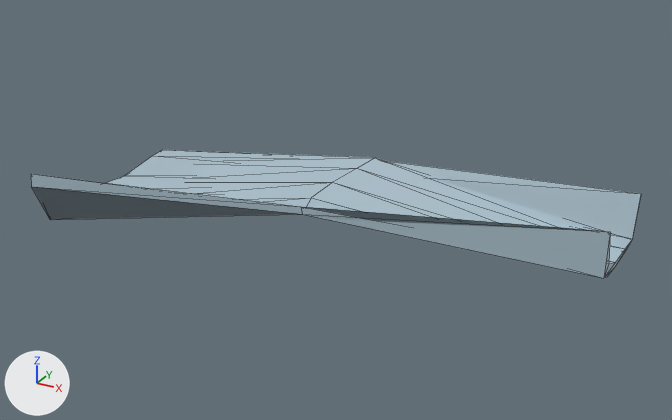
A saved change to the glTF model assets/su33d_aileron_left.glb.
One viewpoint serves both versions: a camera (50 mm lens) standing at (2.227, -1.987, 1.281) and looking at (0.875, 0.472, 0.052). The axes (+X, +Y, +Z) are drawn at lower left. The lights are the same throughout. The picture after the commit comes second. Mesh edges are drawn as thin lines. Vertices at exactly the same position are counted once.

In view in the first picture: '0_AileronLeft'.
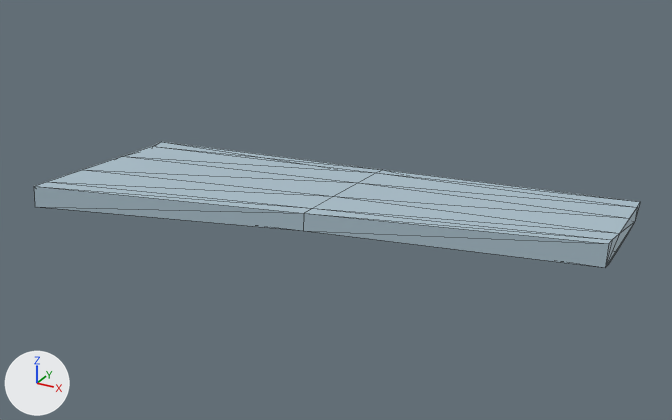
The change, as JSON lines over the scene's bpy script:
```json
{"block": "me_0_aileronleft", "where": "# used by ob_0_aileronleft; location = (0.0, 0.0, 0.0)"}
{"op": "remove", "block": "me_0_aileronleft", "code": "me_0_aileronleft.from_pydata(...)  # 33 vertices, 62 faces; spans x 0.0..1.75, y 0.0..0.95, z -0.04..0.17"}
{"op": "add", "block": "me_0_aileronleft", "code": "me_0_aileronleft.from_pydata(...)  # 33 vertices, 62 faces; spans x 0.0..1.75, y 0.01..0.96, z 0.02..0.13"}
{"block": "me_0_aileronleft", "change": "me_0_aileronleft part 1: 33 of 33 vertices moved; they spanned x 0.0..1.75, y 0.0..0.95, z -0.04..0.17 and now span x 0.0..1.75, y 0.01..0.96, z 0.02..0.13; mean shift (0.0, 0.01, 0.02)"}
```

What differs and where, as boxes [x1, y1, x2, y2] in the pictures (672 x 420 px):
```json
{"object": "0_AileronLeft", "change": "reshaped", "before": [31, 150, 641, 278], "after": [34, 142, 640, 268]}
```
